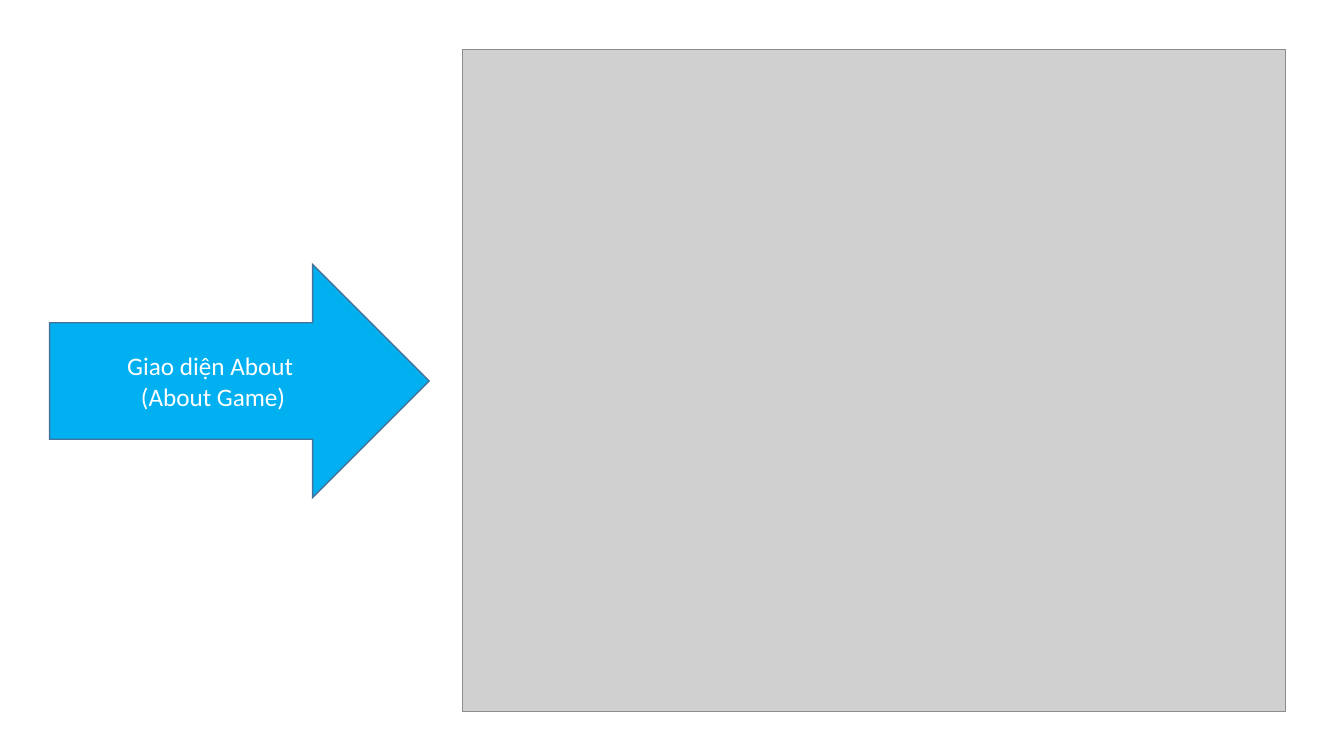
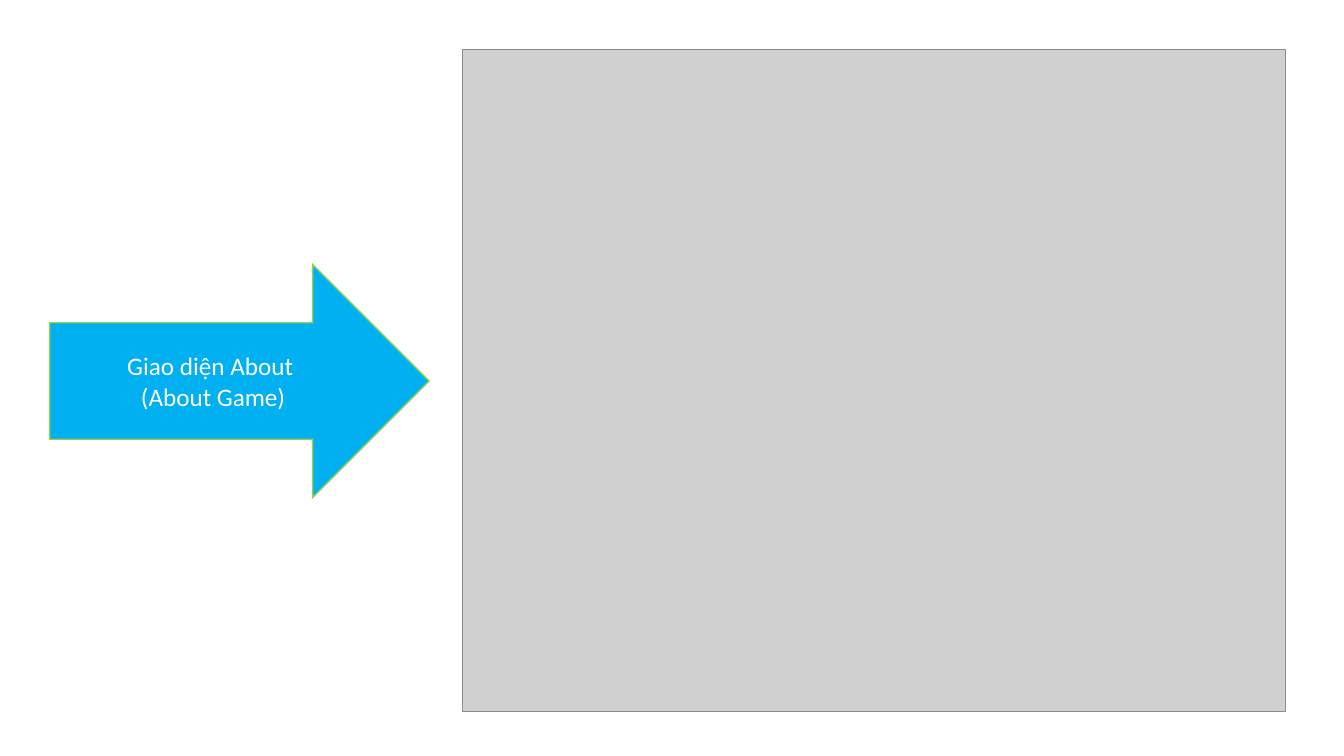
Before and after one commit to AlvinDMartin/Dat-Phuc-Doan1-GameXepHinh, a slide deck: slide 13 of Documents/Slide Bao Cao.pptx. Drawn at 1344x756 pixels with LibreOffice and Linux fonts; fonts in the diff are those of the drawing; grey boxes stand for pictures. Boxes give left, top, right and bottom in pixels: in the first picture for what was removed or moved away, otherwise in the second. Text is boxed around its words. In the diff, an @@ line names an element or a change of style, - is before the commit and + after.

```diff
--- a/Documents/Slide Bao Cao.pptx
+++ b/Documents/Slide Bao Cao.pptx
@@ right arrow "Giao diện About" at <box>49,265,430,498</box>: outline #43739E 1 pt to #92D050 1 pt @@
```
Also in this commit, not shown: 13 other slides changed, 5 slides added, 3 slides removed.
